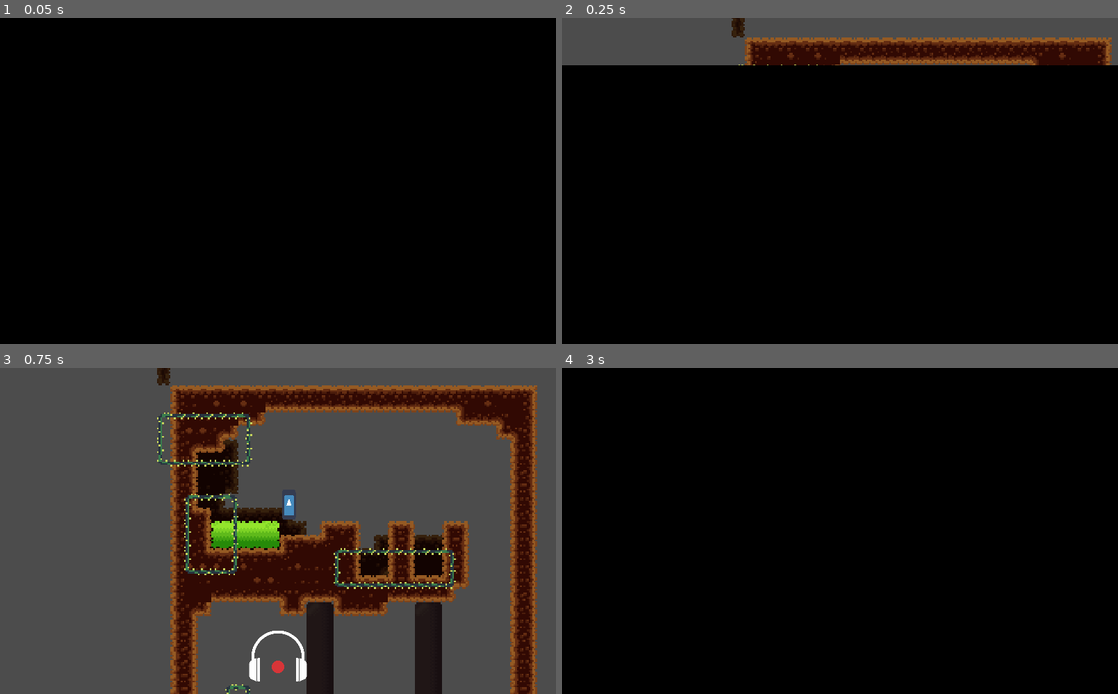
Above: before the commit, frames 1-4 (two rows, left to right).
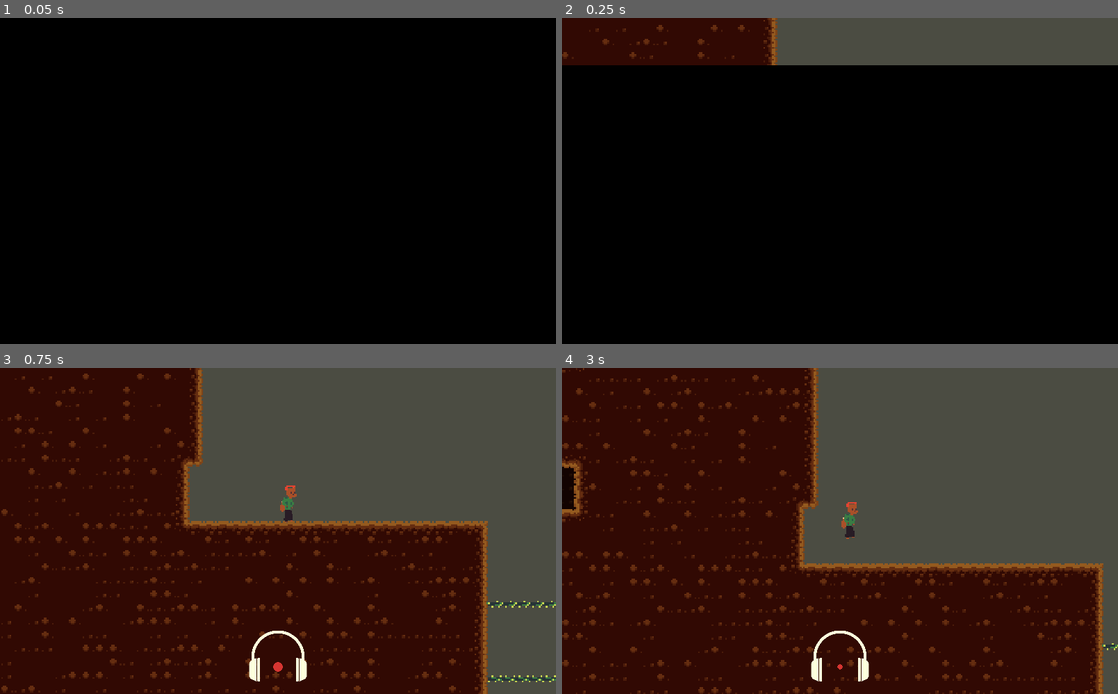
Above: after the commit, the same moments.

Repository: aridai-shi/gmtk2020
Game: Godot game, scene res://GameLoader.tscn
Two runs of this game, one before a commit and one after it. Both use one fixed random seed, a clock stepped at 60 frames per second and the inputs below. The engine's default icon, where the game draws it, is replaced by a stand-in: a white triangle on a blue panel in a dark square. Sound files missing from this copy of the repository are replaced by a short silence.
Inputs:
- Up to frame 1 (0.05 s): no input
- Up to frame 2 (0.25 s): no input
- Up to frame 3 (0.75 s): hold Right (ui_right) from 0.53 s (still down)
- Up to frame 4 (3 s): tap Space (ui_select) at 0.77, 1.52 s; release Right (ui_right) at 2.03 s; hold Left (ui_left) 2.03-2.78 s; hold Right (ui_right) from 2.78 s (still down)

Frame 1 is identical in both runs. In frame 2, 10% of the frame differs, in the area x 0-99%, y 0-15%; in frame 3, 67%; in frame 4, 100%, in the area x 0-100%, y 0-100%.

Commit message:
Added 2/3 player animations

Diff:
--- a/GameLoader.gd
+++ b/GameLoader.gd
@@ -4,7 +4,7 @@
 var currentlevel = 0
 var levellist = [["res://Levels/Level1.tscn",load("res://Music/track1.ogg"), 60],["res://Levels/Level2.tscn",load("res://Music/placeholder.ogg"), 79.5]]
 func _ready():
-	load_level(levellist[1])
+	load_level(levellist[0])
 func transition_level(level):
 	tween_indicator()
 	$BeatPlayer.stop()
--- a/Player/Player.gd
+++ b/Player/Player.gd
@@ -28,6 +28,9 @@
 		velocity.x = clamp(velocity.x, -run_speed, run_speed)
 	if horiz == 0:
 		velocity.x = h_frict_damp * velocity.x
+		$AnimatedSprite.play("idle")
+	else:
+		$AnimatedSprite.play("walk")
 func on_beat():
 		$JumpBufferTimer.start(0.15)
 func _physics_process(delta):
--- a/Player/Player.tscn
+++ b/Player/Player.tscn
@@ -1,18 +1,30 @@
-[gd_scene load_steps=7 format=2]
+[gd_scene load_steps=14 format=2]
 
-[ext_resource path="res://icon.png" type="Texture" id=1]
+[ext_resource path="res://Player/Animations/idle/idle3.png" type="Texture" id=1]
 [ext_resource path="res://Player/Player.gd" type="Script" id=2]
 [ext_resource path="res://Player/dash-dust.png" type="Texture" id=3]
+[ext_resource path="res://Player/Animations/walk/walk2.png" type="Texture" id=4]
+[ext_resource path="res://Player/Animations/idle/idle4.png" type="Texture" id=5]
+[ext_resource path="res://Player/Animations/walk/walk4.png" type="Texture" id=6]
+[ext_resource path="res://Player/Animations/walk/walk3.png" type="Texture" id=7]
+[ext_resource path="res://Player/Animations/idle/idle1.png" type="Texture" id=8]
+[ext_resource path="res://Player/Animations/walk/walk1.png" type="Texture" id=9]
+[ext_resource path="res://Player/Animations/idle/idle2.png" type="Texture" id=10]
 
 [sub_resource type="RectangleShape2D" id=1]
 extents = Vector2( 4, 9.5204 )
 
 [sub_resource type="SpriteFrames" id=2]
 animations = [ {
-"frames": [ ExtResource( 1 ) ],
+"frames": [ ExtResource( 8 ), ExtResource( 10 ), ExtResource( 1 ), ExtResource( 5 ) ],
 "loop": true,
 "name": "idle",
 "speed": 10.0
+}, {
+"frames": [ ExtResource( 9 ), ExtResource( 4 ), ExtResource( 7 ), ExtResource( 6 ) ],
+"loop": true,
+"name": "walk",
+"speed": 15.0
 } ]
 
 [sub_resource type="ParticlesMaterial" id=3]
@@ -44,9 +56,10 @@
 
 [node name="AnimatedSprite" type="AnimatedSprite" parent="."]
 position = Vector2( -0.367374, 4.54074 )
-scale = Vector2( 0.126733, 0.27632 )
+scale = Vector2( 0.77, 0.7 )
 frames = SubResource( 2 )
-animation = "idle"
+animation = "walk"
+frame = 1
 playing = true
 
 [node name="JumpBufferTimer" type="Timer" parent="."]
Binary file added: Player/Animations/idle/idle1.png
Binary file added: Player/Animations/idle/idle2.png
Binary file added: Player/Animations/idle/idle3.png
Binary file added: Player/Animations/idle/idle4.png
Binary file added: Player/Animations/walk/walk1.png
Binary file added: Player/Animations/walk/walk2.png
Binary file added: Player/Animations/walk/walk3.png
Binary file added: Player/Animations/walk/walk4.png
